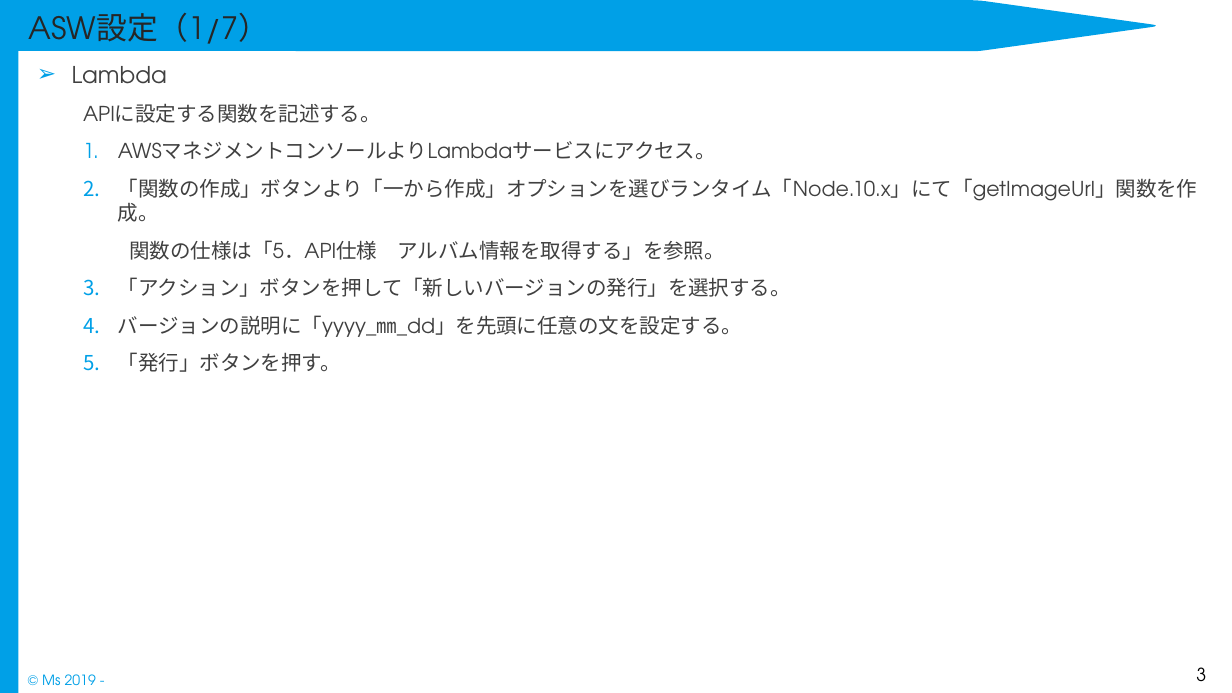
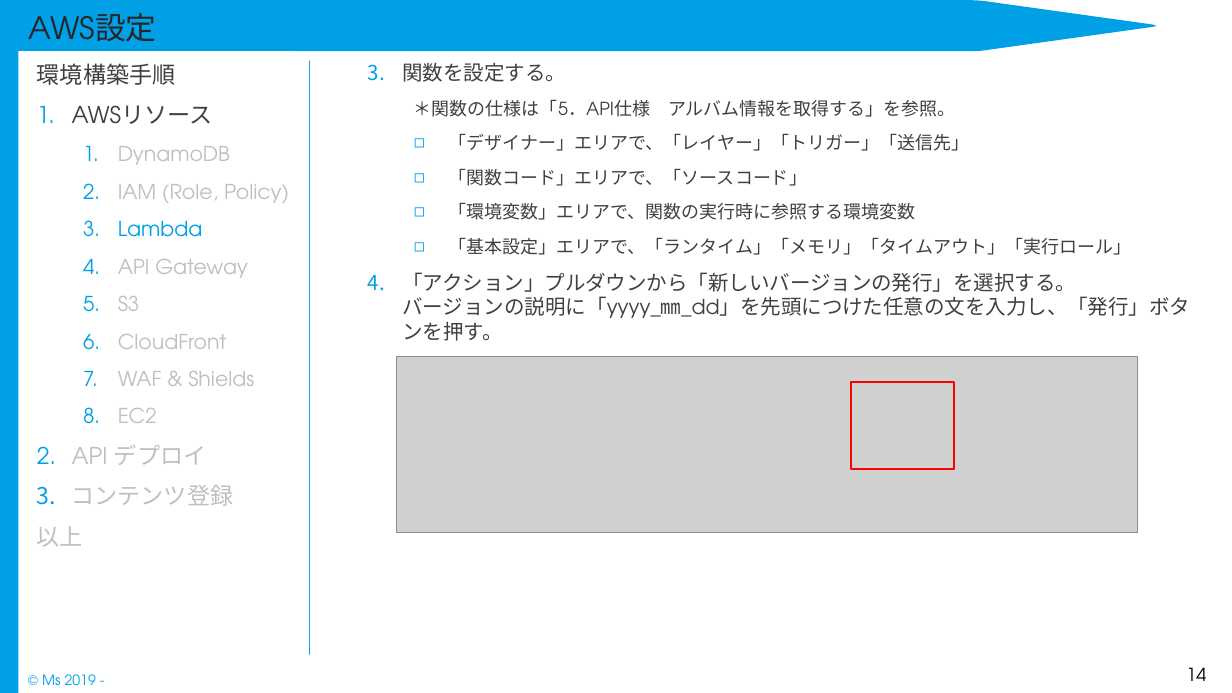
Before and after one commit to Rie-Ishimura/https-github.com-uetomae-msar_Documents_1, a slide deck: slide 14 of 04.環境構築/インフラ/msar_環境構築手順書.pptx (slide 3 before the commit). Drawn at 1232x693 pixels with LibreOffice and Linux fonts; fonts in the diff are those of the drawing; grey boxes stand for pictures. Boxes give left, top, right and bottom in pixels: in the first picture for what was removed or moved away, otherwise in the second. Text is boxed around its words. In the diff, an @@ line names an element or a change of style, - is before the commit and + after.

Commit message:
卒ARu コンテンツ管理画面(Web) 開発

```diff
--- a/04.環境構築/インフラ/msar_環境構築手順書.pptx
+++ b/04.環境構築/インフラ/msar_環境構築手順書.pptx
@@ title at (29, 13, 157, 54): text changed @@
-ASW設定（1/7）
+AWS設定
@@ text added at (37, 63, 289, 546), 16 pt, text #BFBFBF @@
+環境構築手順
+1. AWSリソース
+  1. DynamoDB
+  2. IAM (Role, Policy)
+  3. Lambda
+  4. API Gateway
+  5. S3
+  6. CloudFront
+  7. WAF & Shields
+  8. EC2
+2. API デプロイ
+3. コンテンツ登録
+以上
@@ line added from (310, 61) to (310, 654), #13A0E7 1.25 pt @@
@@ text at (402, 62, 1190, 341): text changed; size 16 to 14 pt @@
-➢ Lambda
-  APIに設定する関数を記述する。
-  1. AWSマネジメントコンソールよりLambdaサービスにアクセス。
-  2. 「関数の作成」ボタンより「一から作成」オプションを選びランタイム「Node.10.x」にて「getImageUrl」関数を作成。
-  関数の仕様は「5．API仕様 アルバム情報を取得する」を参照。
-  3. 「アクション」ボタンを押して「新しいバージョンの発行」を選択する。
-  4. バージョンの説明に「yyyy_㎜_dd」を先頭に任意の文を設定する。
-  5. 「発行」ボタンを押す。
+  3. 関数を設定する。
+    ＊関数の仕様は「5．API仕様 アルバム情報を取得する」を参照。
+    ◻ 「デザイナー」エリアで、「レイヤー」「トリガー」「送信先」
+    ◻ 「関数コード」エリアで、「ソースコード」
+    ◻ 「環境変数」エリアで、関数の実行時に参照する環境変数
+    ◻ 「基本設定」エリアで、「ランタイム」「メモリ」「タイムアウト」「実行ロール」
+  4. 「アクション」プルダウンから「新しいバージョンの発行」を選択する。
+     バージョンの説明に「yyyy_㎜_dd」を先頭につけた任意の文を入力し、「発行」ボタンを押す。
@@ picture added at (396, 357, 1138, 532) @@
@@ rectangle added at (851, 382, 955, 469), outline #FF0000 1.5 pt @@
@@ page number at (1186, 667, 1206, 681): text changed @@
-3
+14
```
Also in this commit, not shown: 10 other slides changed, 30 slides added, 9 other files.
